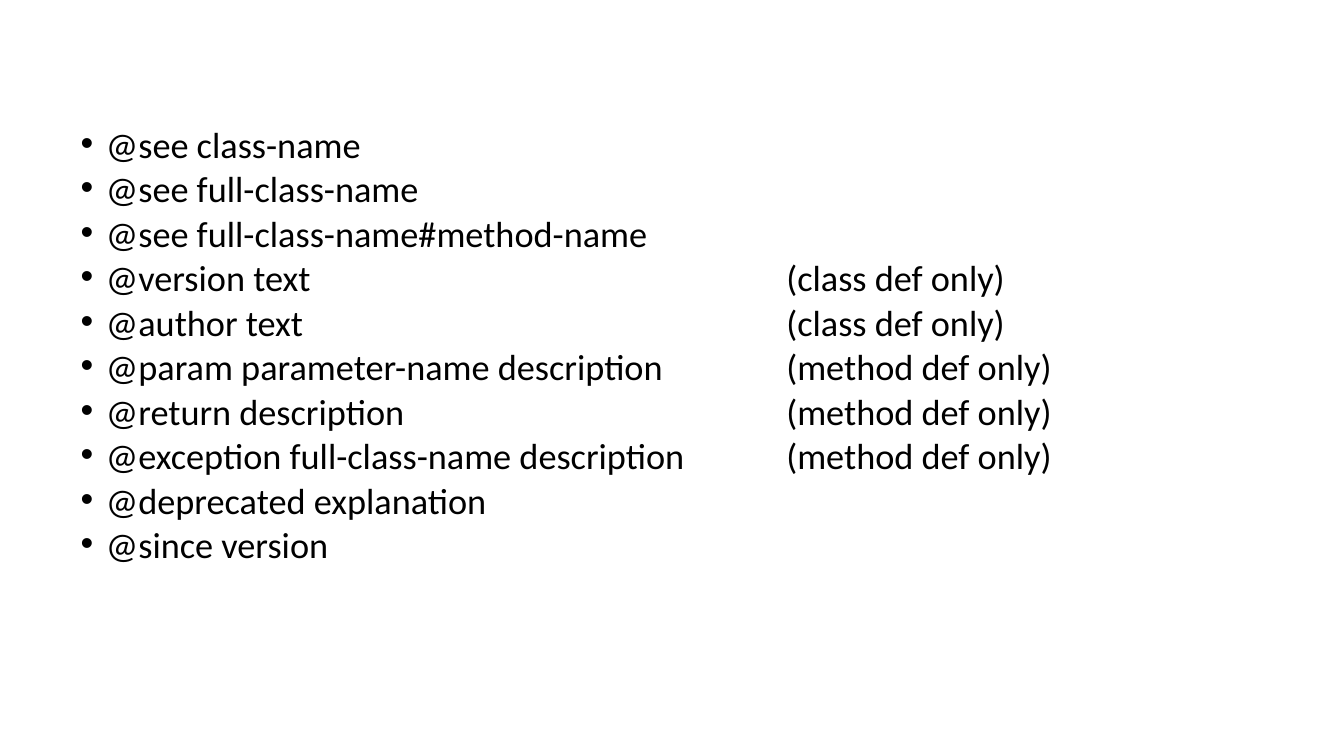
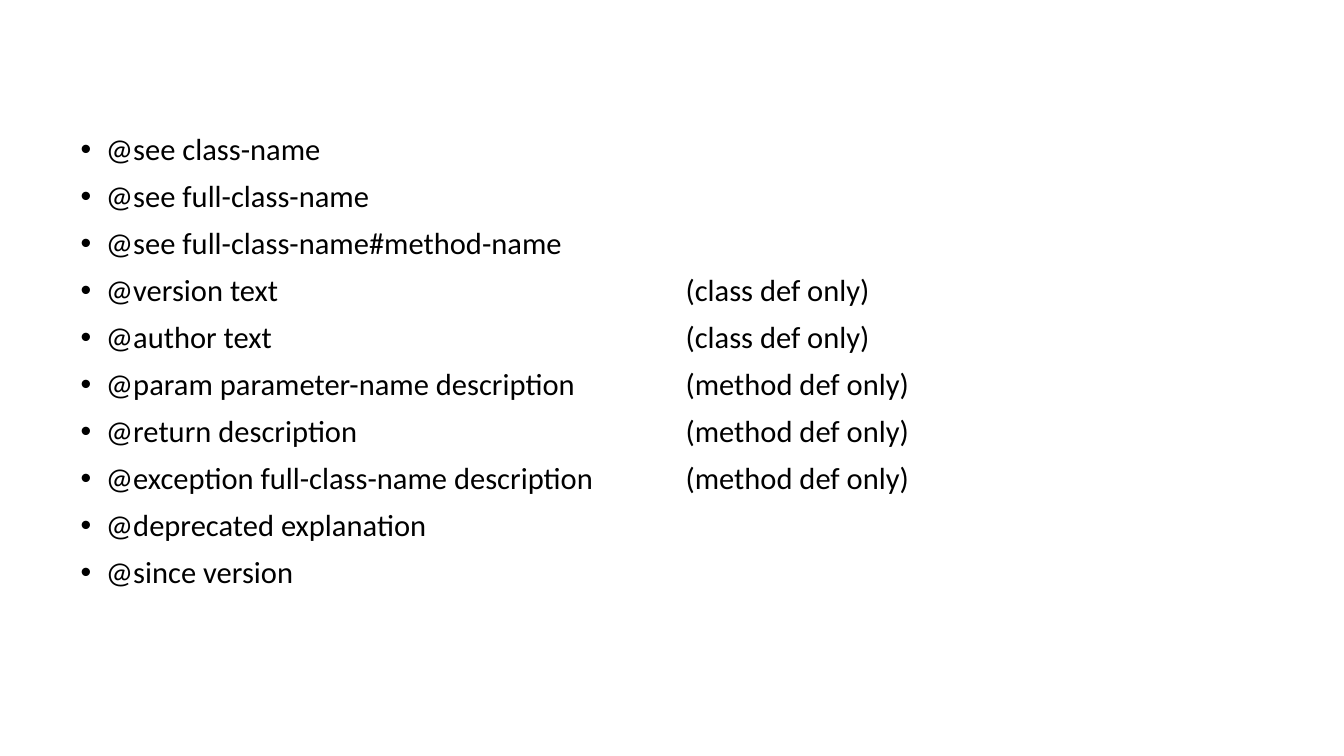
Before and after one commit to gmierzwinski/gmierzwinski.github.io, a slide deck: slide 4 of bishops/cs321/resources/CS321_Lecture_02.pptx. Drawn at 1344x756 pixels with LibreOffice and Linux fonts; fonts in the diff are those of the drawing; background and template pictures are left out. Boxes give left, top, right and bottom in pixels: in the first picture for what was removed or moved away, otherwise in the second. Text is boxed around its words. In the diff, an @@ line names an element or a change of style, - is before the commit and + after.

```diff
--- a/bishops/cs321/resources/CS321_Lecture_02.pptx
+++ b/bishops/cs321/resources/CS321_Lecture_02.pptx
@@ text "@see class-name" at [106,138,909,587]: size 25.9 to 21.8 pt; line spacing 0.7 to 0.9 @@
```
Also in this commit, not shown: 23 other slides changed, 5 other files.
